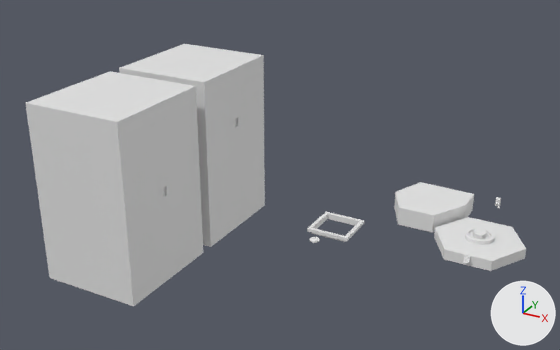
What one commit did to the Blender file documentacao/cassino_blocagem.blend.
The view is the same before and after, from a 50 mm camera at (60.0, -246.0, 142.0) aimed at (-87.0, 22.0, 8.0). Lighting does not change. The marker at lower right points along +X, +Y and +Z.

Objects in the first picture: 'Balcao', 'Escada', 'Fonte', 'Hub', 'Lateral', 'Mesa', 'Predio', 'Predio.001'.
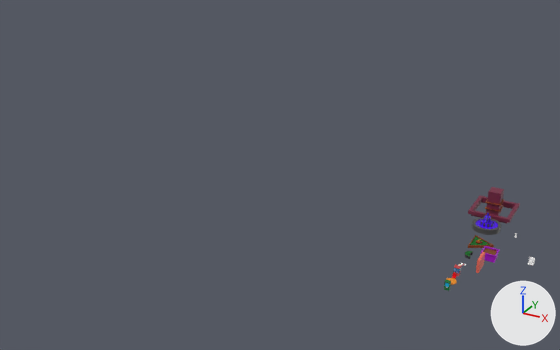
Changed parts and their boxes (x1, y1, x2, y2) in the pictures (560 x 350 px):
'Predio', hidden: before (26, 71, 203, 306)
'Predio.001', hidden: before (119, 44, 265, 247)
'Hub', deleted: before (434, 217, 526, 271)
'Lateral', deleted: before (394, 182, 474, 232)
'Balcao', reshaped, moved (9% narrower, 19% taller): before (307, 212, 364, 242); after (468, 187, 520, 223)
'Fonte', reshaped, moved (33% taller): before (465, 228, 495, 245); after (472, 212, 501, 235)
'Cube', added: after (481, 246, 500, 263)
'MesaDeDado', added: after (468, 235, 494, 248)
'Vitrine', added: after (476, 252, 485, 273)
'MaquinaCartao', moved: before (495, 197, 501, 206); after (444, 279, 451, 291)
'Escada', moved: before (463, 255, 471, 263); after (528, 257, 535, 266)
'Mesa', moved: before (310, 237, 320, 243); after (447, 278, 457, 285)
'MaquinaBrinquedo', added: after (453, 265, 461, 276)
'Mesa21', added: after (465, 251, 473, 259)
part 1 of me_cylinder_003, built on: before (469, 231, 491, 240); after (476, 212, 498, 229)
part 2 of me_cylinder_003, recoloured: before (465, 228, 495, 245); after (472, 218, 501, 235)
part 3 of me_cube_007, added: after (485, 187, 505, 216)
part 4 of me_cube_007, recoloured: before (307, 212, 364, 242); after (468, 196, 520, 223)

Patch to the scene script:
```diff
--- a/documentacao/cassino_blocagem.blend.py
+++ b/documentacao/cassino_blocagem.blend.py
@@ mat_bar @@
+mat_bar = principled_material('Bar')
+mat_bar.base_color = (0.17, 0.0163, 0.05)  # dark red #73223f
@@ me_cylinder_003 @@
-me_cylinder_003.from_pydata(...)  # 120 vertices, 110 faces; spans x -5.46..5.46, y -5.46..5.46, z -1.0..2.04
+me_cylinder_003.from_pydata(...)  # 540 vertices, 519 faces; spans x -5.46..5.46, y -5.46..5.46, z -1.0..5.88
+# me_cylinder_003 part 1: 20 vertices moved from x -4.33..4.33, y -4.33..4.33, z 0.13 to x -4.33..4.33, y -4.33..4.33, z 0.79; 20 vertices removed from x -2.46..2.46, y -2.46..2.46, z 0.13; 440 vertices added at x -2.62..2.62, y -2.62..2.62, z 0.76..5.88
+# me_cylinder_003 part 2: 60 faces spanning x -5.46..5.46, y -5.46..5.46, z -1.0..1.0 switch from no material to mat_fonte (dark grey #4a4a4a)
+me_cylinder_003.materials.append(mat_fonteagua)  # purple #4c00e7
@@ me_cube_007 @@
-me_cube_007.from_pydata(...)  # 24 vertices, 20 faces; spans x -8.4..8.4, y -8.4..8.4, z -1.1..1.3
+me_cube_007.from_pydata(...)  # 64 vertices, 58 faces; spans x -8.4..8.4, y -8.4..8.4, z -1.1..8.9
+# me_cube_007 part 3: a new loose piece of 40 vertices spanning x -3.1..3.1, y -3.1..3.1, z -1.1..8.9
+# me_cube_007 part 4: 20 faces spanning x -8.4..8.4, y -8.4..8.4, z -1.1..1.3 switch from no material to mat_bar (dark red #72223f)
+me_cube_007.materials.append(mat_mesadados)  # brown #873a00
@@ ob_hub @@
-ob_hub = bpy.data.objects.new('Hub', me_cylinder_001)
@@ ob_predio @@
 ob_predio.location = (-146.2, -5.8, 1.1)
+ob_predio.hide_set(True)
@@ ob_fonte @@
 ob_fonte = bpy.data.objects.new('Fonte', me_cylinder_003)
-ob_fonte.location = (0.0, 20.6, 1.6)
+ob_fonte.location = (0.0, 30.6, 1.6)
@@ ob_lateral @@
-ob_lateral = bpy.data.objects.new('Lateral', me_plane_010)
@@ ob_maquinacartao @@
 ob_maquinacartao = bpy.data.objects.new('MaquinaCartao', me_maquinacartao)
-ob_maquinacartao.location = (0.0, 46.5, 3.8)
+ob_maquinacartao.location = (0.0, -19.0, 0.0)
@@ ob_balcao @@
 ob_balcao = bpy.data.objects.new('Balcao', me_cube_007)
-ob_balcao.location = (-51.3, 1.3, 1.5)
+ob_balcao.location = (-1.3, 46.3, 1.5)
@@ ob_escada @@
 ob_escada = bpy.data.objects.new('Escada', me_cube)
-ob_escada.location = (0.0, 4.2, 0.1)
+ob_escada.location = (21.0, 13.9, 0.1)
@@ ob_mesa @@
 ob_mesa = bpy.data.objects.new('Mesa', me_cylinder_005)
-ob_mesa.location = (-53.4, -13.1, 2.2)
+ob_mesa.location = (0.0, -14.7, 0.0)
@@ ob_predio_001 @@
 ob_predio_001.location = (-146.2, 53.0, 1.1)
+ob_predio_001.hide_set(True)
@@ ob_cube @@
+ob_cube = bpy.data.objects.new('Cube', me_cube_011)  # 28 vertices, 26 faces; spans x -2.75..2.75, y -2.75..2.75, z 0.0..3.02; in mat_vasao (purple #9f00c2), mat_terra (brown #783d00)
+ob_cube.location = (7.0, 9.0, 0.0)
@@ ob_vitrine @@
+ob_vitrine = bpy.data.objects.new('Vitrine', me_cube_009)  # 60 vertices, 55 faces; spans x -0.5..0.5, y -3.5..3.5, z 0.0..5.0; in mat_material (red #e76857), mat_vrido (blue #20a2e7), mat_arcadeescuridao (black #000000), mat_fonte (dark grey #4a4a4a)
+ob_vitrine.location = (6.0, 0.0, 0.0)
@@ ob_mesadedado @@
+ob_mesadedado = bpy.data.objects.new('MesaDeDado', me_cylinder_006)  # 204 vertices, 193 faces; spans x -2.1..6.3, y -4.66..5.04, z -0.02..1.92; in mat_mesadados (brown #873a00), mat_mesajogo (dark green #00651c), mat_vermelho (red #a80600), mat_preto (black #1c1c1c), mat_ouro (orange #e79f00), mat_verde (green #007f17)
+ob_mesadedado.location = (0.0, 17.4, 0.0)
@@ ob_mesa21 @@
+ob_mesa21 = bpy.data.objects.new('Mesa21', me_cube_005)  # 174 vertices, 172 faces; spans x -1.58..0.95, y -2.14..2.14, z -0.05..1.06; in mat_mesa21 (black #373737), mat_mesajogo (dark green #00651c)
+ob_mesa21.location = (0.0, 7.0, 0.0)
@@ ob_maquinabrinquedo @@
+ob_maquinabrinquedo = bpy.data.objects.new('MaquinaBrinquedo', me_cube_004)  # 406 vertices, 346 faces; spans x -1.24..1.0, y -1.0..1.0, z 0.0..3.25; in mat_maquinabrinquedos (red #be4345), mat_ogarra (grey #717171), mat_arcadeescuridao (black #000000), mat_botoesarcade (red #d10d00), mat_brinquedomat (green #00b12a), mat_brinquedomat_001 (blue #2000b1), mat_vrido (blue #20a2e7), mat_brinquedomat_002 (pink #b1039f)
+ob_maquinabrinquedo.location = (0.0, -8.0, 0.0)
```
